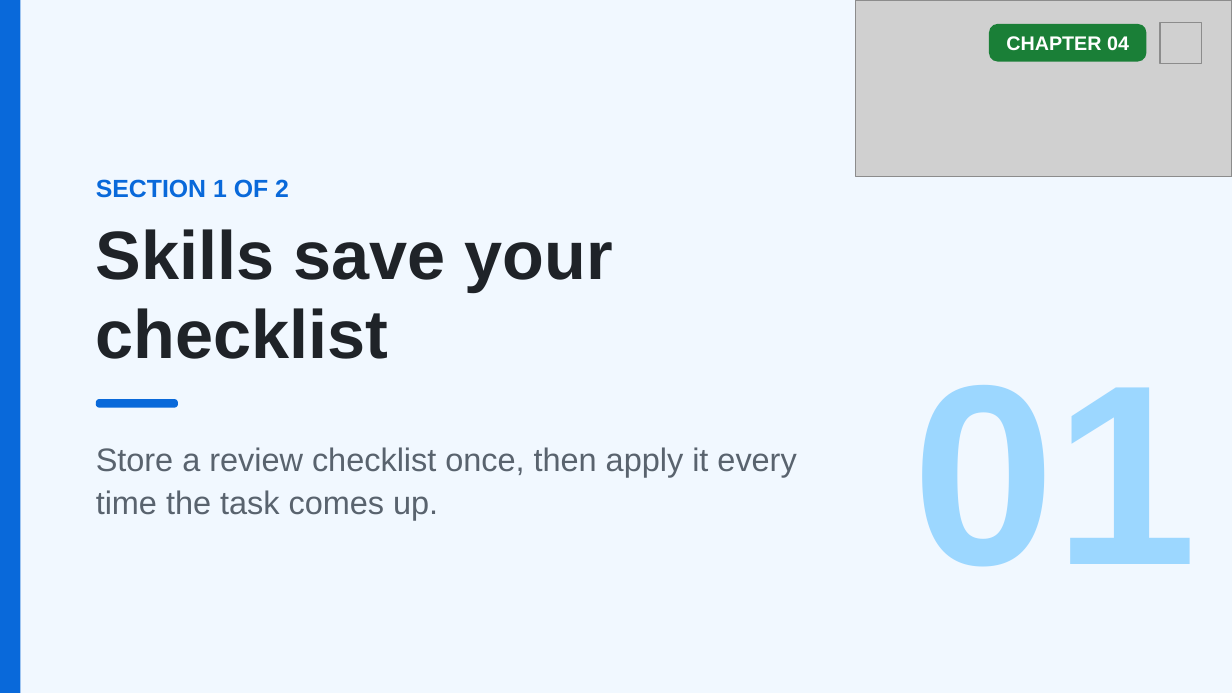
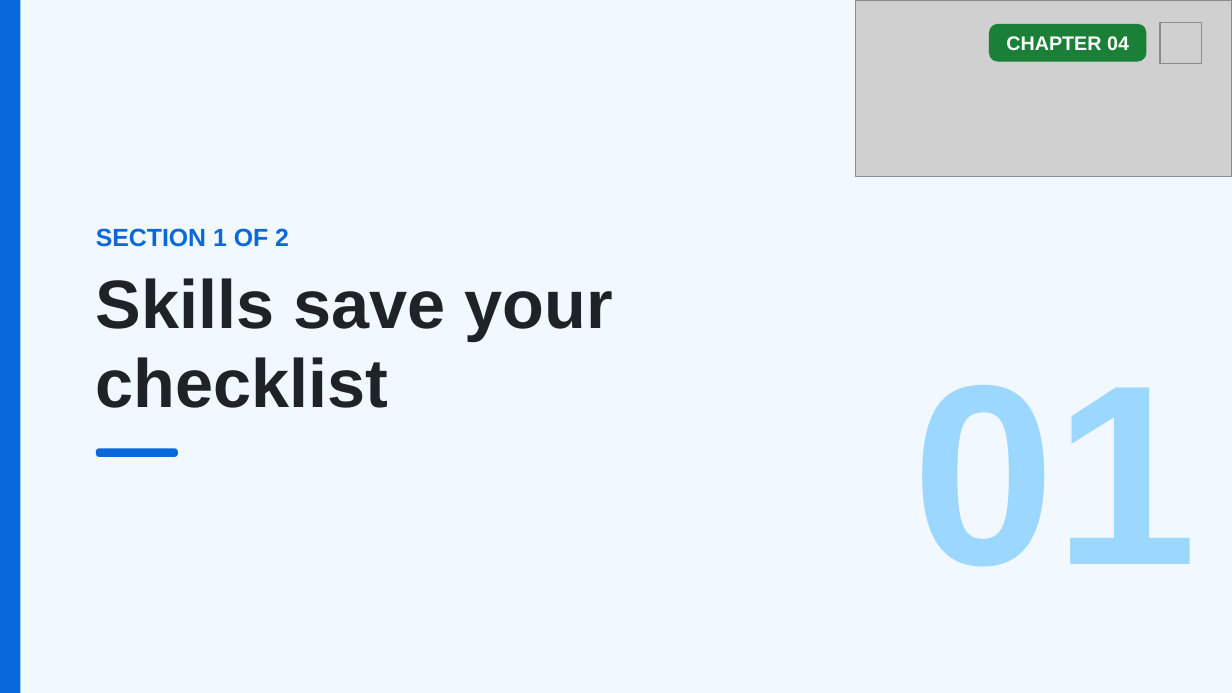
Before and after one commit to github/copilot-app-for-beginners, a slide deck: slide 4 of slides/04-skills-custom-agents.pptx. Drawn at 1232x693 pixels with LibreOffice and Linux fonts; fonts in the diff are those of the drawing; grey boxes stand for pictures. Boxes give left, top, right and bottom in pixels: in the first picture for what was removed or moved away, otherwise in the second. Text is boxed around its words. In the diff, an @@ line names an element or a change of style, - is before the commit and + after.

```diff
--- a/slides/04-skills-custom-agents.pptx
+++ b/slides/04-skills-custom-agents.pptx
@@ 2 texts, 1 rounded rectangle: place and size @@
-2 texts, 1 rounded rectangle at (96, 179, 612, 408)
+2 texts, 1 rounded rectangle at (96, 228, 612, 457)
@@ text removed at (96, 447, 796, 520) @@
-Store a review checklist once, then apply it every time the task comes up.
```
Also in this commit, not shown: 1 other slide changed, 1 slide removed, 7 other files.
